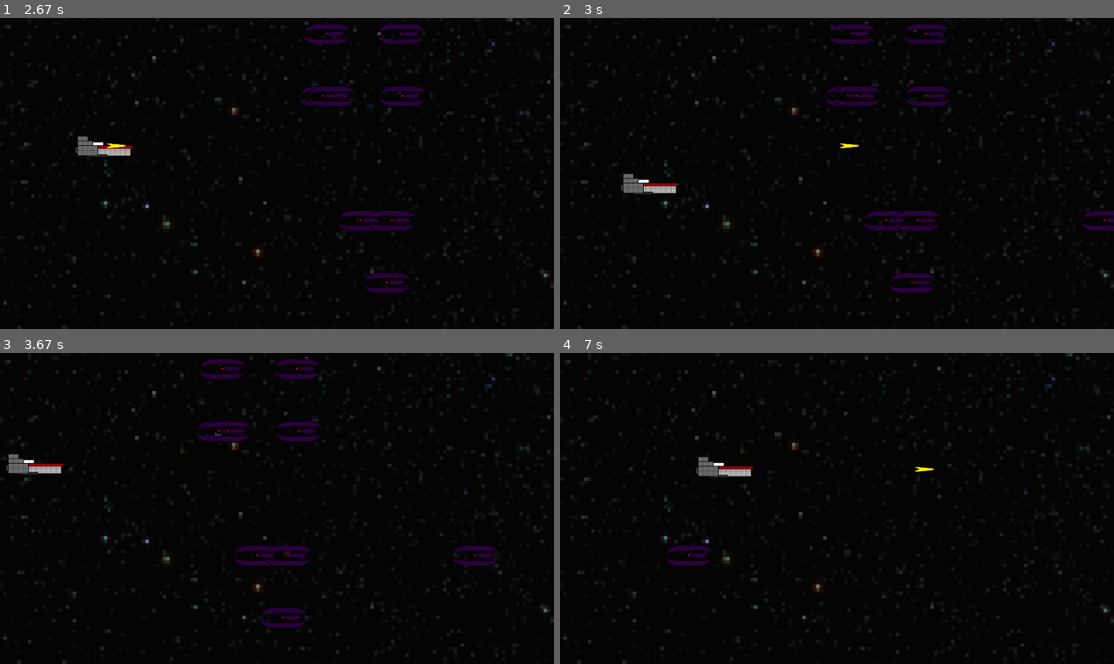
Above: before the commit, frames 1-4 (two rows, left to right).
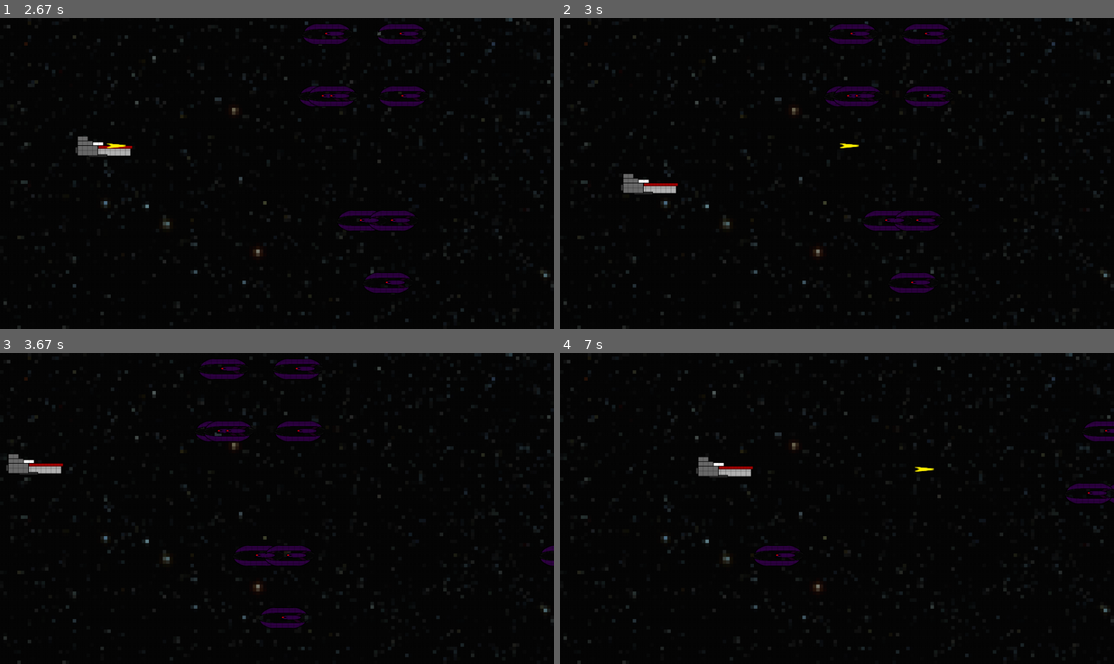
Above: after the commit, the same moments.

Repository: Demi-hero/UoN_Game_Project
Game: pygame game, started from Main.py
Two runs of this game, one before a commit and one after it. Both use one fixed random seed, a clock stepped at 60 frames per second and the inputs below.
Inputs (mouse positions are in pixels of both pictures, inside the frame that each line leads up to):
- Up to frame 1 (2.67 s): tap Space at 0.33, 0.73, 1.03, 1.23, 1.57, 1.87, 2.07, 2.37, 2.63 s; hold Right 0.67-1.13 s; move the mouse to (454, 164) at 0.7 s; hold Up 1.17-1.47 s; move the mouse to (144, 176) at 1.2 s; hold Right 1.5-1.97 s; move the mouse to (105, 126) at 1.53 s; hold Left 2-2.53 s; move the mouse to (360, 64) at 2.03 s; hold Down from 2.57 s (still down); move the mouse to (343, 201) at 2.6 s
- Up to frame 2 (3 s): release Down at 2.87 s; hold Left from 2.9 s (still down); move the mouse to (848, 67) at 2.93 s; tap Space at 2.97 s
- Up to frame 3 (3.67 s): tap Space at 3.27, 3.4 s; release Left at 3.3 s; hold Up from 3.33 s (still down); move the mouse to (77, 499) at 3.37 s
- Up to frame 4 (7 s): release Up at 3.7 s; hold Right 3.73-4.37 s; move the mouse to (842, 539) at 3.77 s; tap Space at 3.8, 4.1, 4.47, 4.87, 5.17, 5.37, 5.67, 5.87, 6.2, 6.5, 6.7 s; hold Down 4.4-4.77 s; move the mouse to (820, 455) at 4.43 s; hold Left 4.8-5.27 s; move the mouse to (981, 558) at 4.83 s; hold Right 5.3-5.77 s; move the mouse to (748, 405) at 5.33 s; hold Up 5.8-6.1 s; move the mouse to (981, 480) at 5.83 s; hold Right 6.13-6.6 s; move the mouse to (626, 440) at 6.17 s; hold Left from 6.63 s (still down); move the mouse to (1036, 483) at 6.67 s

Frame 1 is identical in both runs. In frame 2, 0.2% of the frame differs, in the area x 94-100%, y 62-69%; in frame 3, 0.3%; in frame 4, 0.9%, in the area x 19-100%, y 21-69%.

Commit message:
A Playable Game
The Game now runs like Peters did before.

Still have the clipping issue on the edges am a little stuck on that one.

Can only have one bullet at a time on the screen.

Still haven't implimented a hit box on the player. Once I do that game over loop will be used.

Diff:
--- a/Main.py
+++ b/Main.py
@@ -33,7 +33,7 @@
         self.xpos_change = 0
         self.ypos_change = 0
         self.move = False
-        self.points = 0
+        self.score = 0
         # self.clip = [aa, ab, ac, ad, ae]
 
     # do on initialisation
@@ -58,13 +58,7 @@
 
     # what to do after this event loop
     def on_loop(self):
-        pass
-
-
-
-    # what to do when images render
-    def on_render(self):
-
+        # player changes
         if self.player_xpos > self.width - Sprites.player1.ln or self.player_xpos < 0:
             self.player_xpos -= (2*self.xpos_change)
         else:
@@ -73,37 +67,50 @@
             self.player_ypos -= (2*self.ypos_change)
         else:
             self.player_ypos += self.ypos_change
-        self._display_surf.fill(self.white)
-        self._display_surf.blit(self._backgroud_image, (0, 0))
-        self._display_surf.blit(self._image_surf, (self.player_xpos,
-                                                  self.player_ypos))
-        # make this neater ? Is how we handle bullet progresion
+        # bullet changes
         for bullet in Sprites.clip:
             if bullet.alive:
                 bullet.x += bullet.vx
                 bullet.hitbox = pyg.Rect(bullet.x, bullet.y, bullet.ln, bullet.ht)
-                self._display_surf.blit(bullet.bull, (bullet.x, bullet.y))
             if bullet.x > Sprites.WIDTH:
                 bullet.alive = False
             if not bullet.alive:
                 bullet.x = 0
                 bullet.y = 0
 
-
+        # swarm updates
         for alien in Sprites.swarm:
             spawn_rate = 1
-            if randint(1,75) <= spawn_rate:
+            if randint(1,100) <= spawn_rate:
                 alien.spawn()
+            for bullet in Sprites.clip:
+                if alien.hitbox.colliderect(bullet.hitbox):
+                    alien.alive = False
+                    bullet.alive = False
+                    self.score += 100
             if alien.alive:
                 alien.x += alien.vx
                 alien.hitbox = pyg.Rect(alien.x, alien.y, alien.ln, alien.ht)
-                self._display_surf.blit(alien.ship, (alien.x, alien.y))
-            if alien.x < (0-alien.ln):
-                alien.alive == False
+            if alien.x < (0 - alien.ln):
+                alien.alive = False
             if not alien.alive:
                 alien.x = Sprites.WIDTH + 10
                 alien.y = 0
                 alien.hitbox = pyg.Rect(alien.x, alien.y, alien.ln, alien.ht)
+
+    # what to do when images render
+    def on_render(self):
+
+        self._display_surf.fill(self.white)
+        self._display_surf.blit(self._backgroud_image, (0, 0))
+        self._display_surf.blit(self._image_surf, (self.player_xpos,
+                                                  self.player_ypos))
+        for bullet in Sprites.clip:
+            if bullet.alive:
+                self._display_surf.blit(bullet.bull, (bullet.x, bullet.y))
+        for alien in Sprites.swarm:
+            if alien.alive:
+                self._display_surf.blit(alien.ship, (alien.x, alien.y))
         self.clock.tick(60)
         pyg.display.flip()
 
